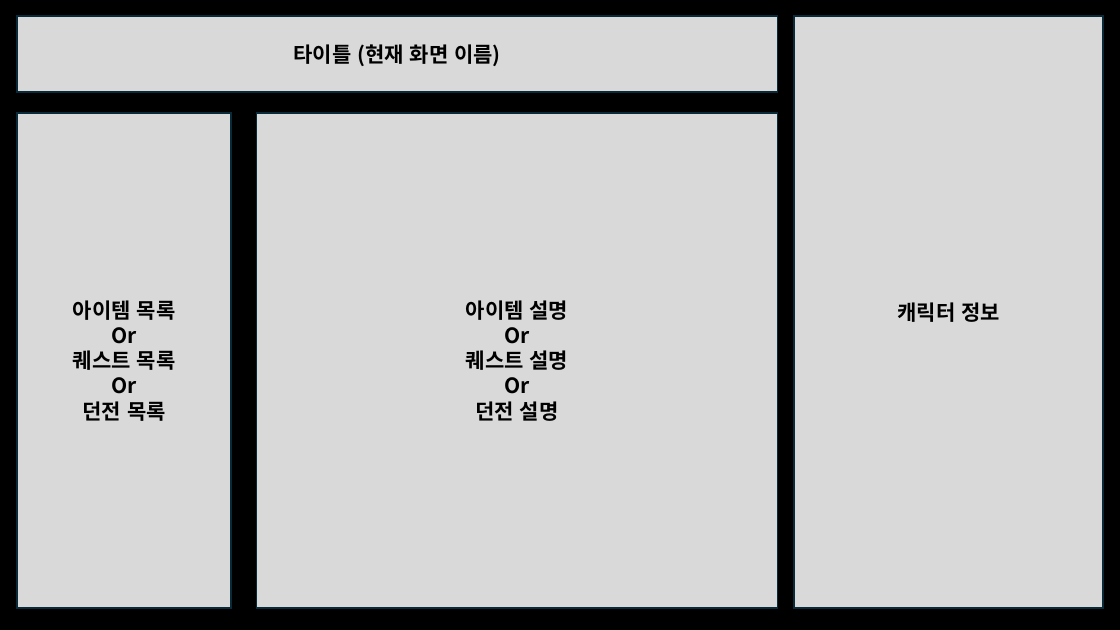
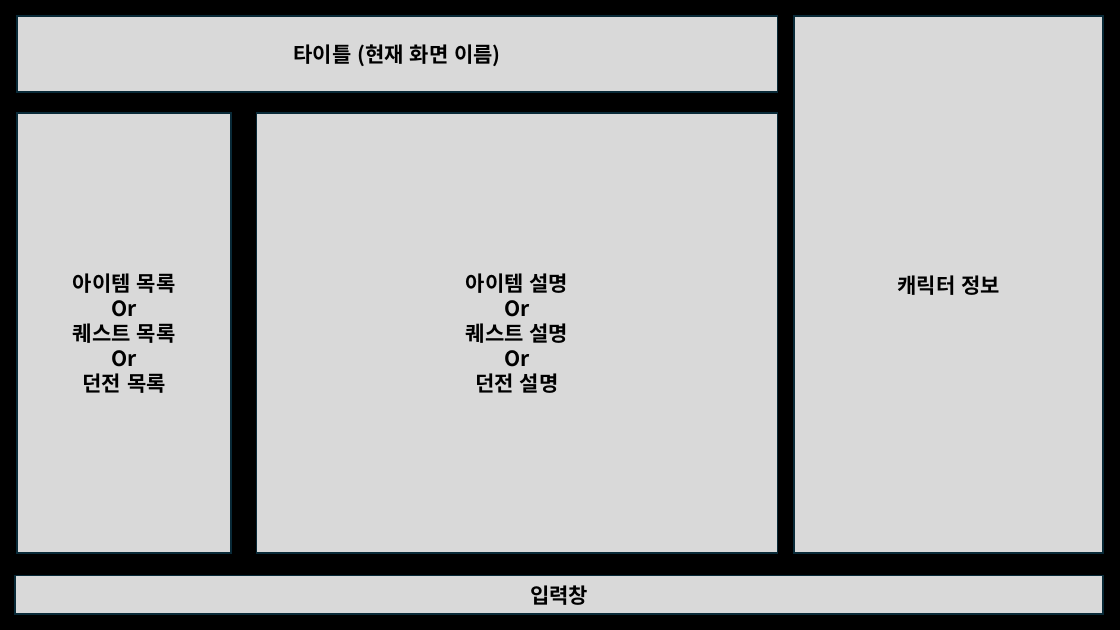
Before and after one commit to lsu0503/TextRPG_TeamProject2nd, a slide deck: slide 5 of Documents/TextRPG_와이어프레임.pptx. Drawn at 1120x630 pixels with LibreOffice and Linux fonts; fonts in the diff are those of the drawing. Boxes give left, top, right and bottom in pixels: in the first picture for what was removed or moved away, otherwise in the second. Text is boxed around its words. In the diff, an @@ line names an element or a change of style, - is before the commit and + after.

```diff
--- a/Documents/TextRPG_와이어프레임.pptx
+++ b/Documents/TextRPG_와이어프레임.pptx
@@ rectangle "캐릭터 정보": place and size @@
-rectangle "캐릭터 정보" at (795,16,1104,608)
+rectangle "캐릭터 정보" at (795,16,1104,554)
@@ rectangle "아이템 목록": place and size @@
-rectangle "아이템 목록" at (17,113,231,608)
+rectangle "아이템 목록" at (17,113,231,554)
@@ rectangle "아이템 설명": place and size @@
-rectangle "아이템 설명" at (256,113,777,608)
+rectangle "아이템 설명" at (256,113,777,554)
@@ rectangle added at (15,576,1103,614), fill #D9D9D9, outline #092A39 1.5 pt, 18 pt, text #000000, bold @@
+입력창
```
Also in this commit, not shown: 4 other slides changed, 5 slides removed, 1 other file.
